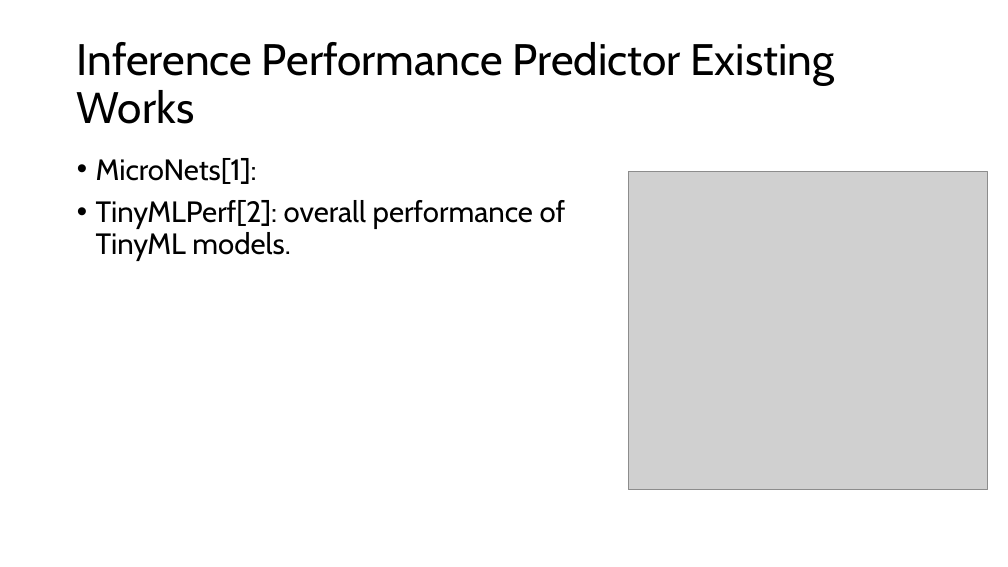
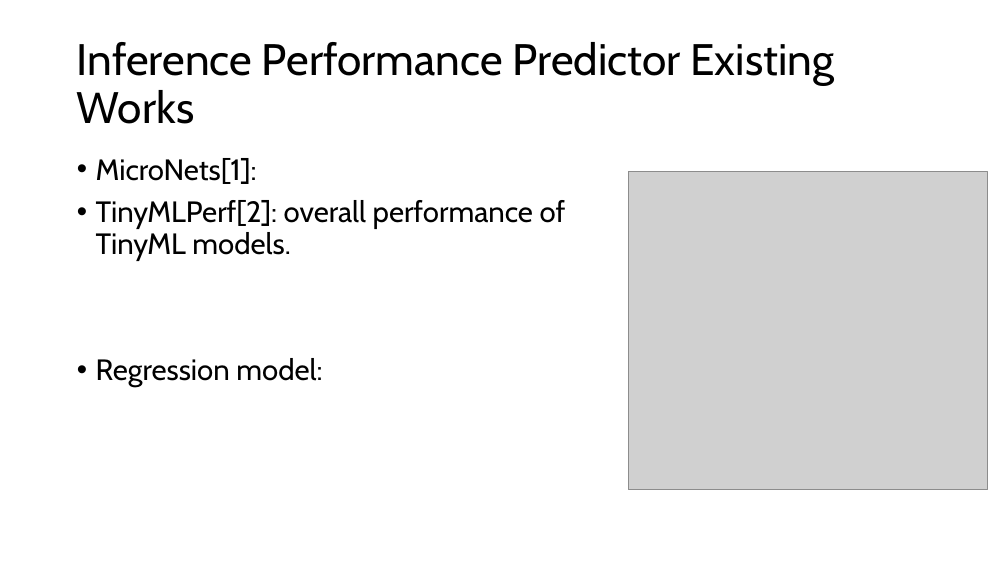
Before and after one commit to GXG-CS/on_device_learning, a slide deck: slide 10 of micro-network-project.pptx (slide 12 before the commit). Drawn at 1008x567 pixels with LibreOffice and Linux fonts; fonts in the diff are those of the drawing; grey boxes stand for pictures. Boxes give left, top, right and bottom in pixels: in the first picture for what was removed or moved away, otherwise in the second. Text is boxed around its words. In the diff, an @@ line names an element or a change of style, - is before the commit and + after.

```diff
--- a/micro-network-project.pptx
+++ b/micro-network-project.pptx
@@ text at [96, 358, 322, 388]: paragraph added @@
+• Regression model:
```
Also in this commit, not shown: 1 other slide changed, 3 slides added.
